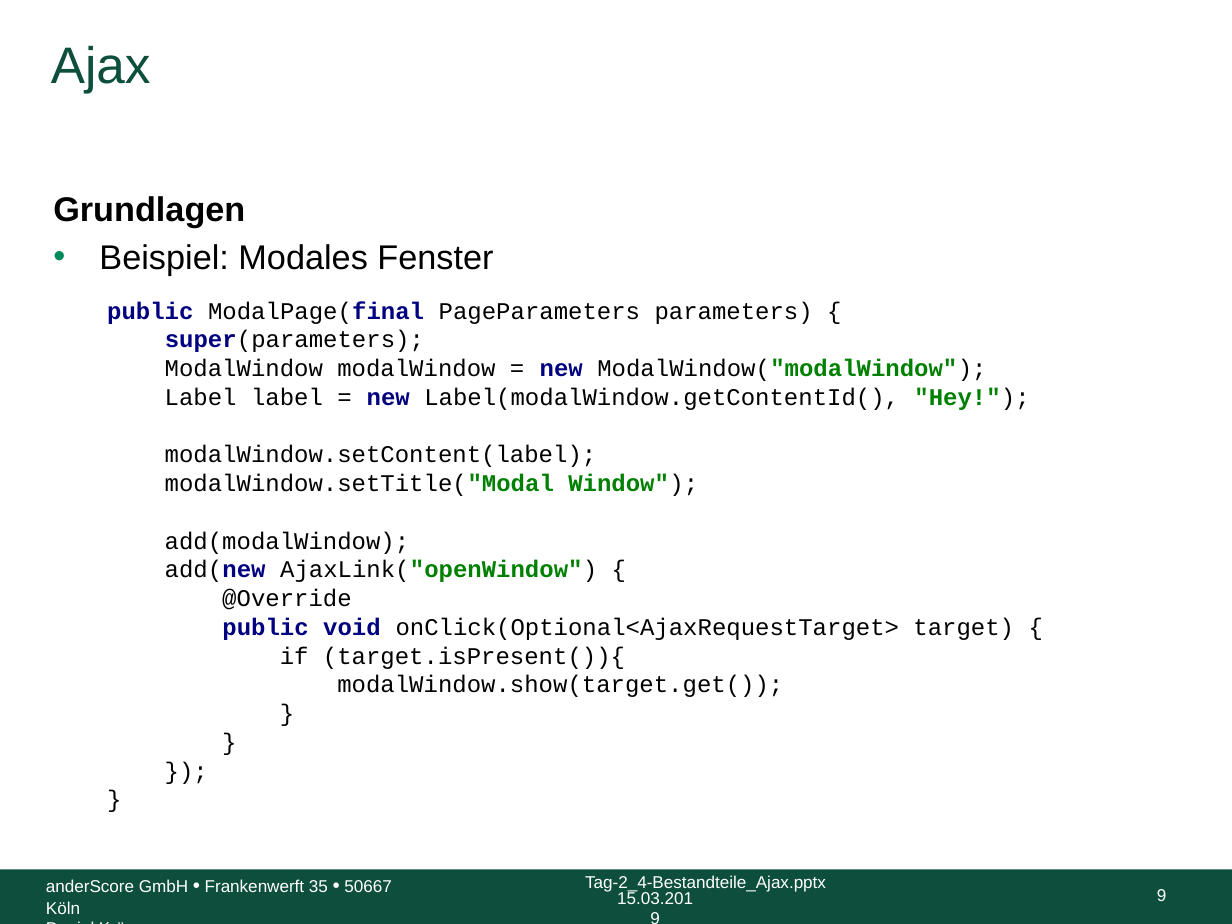
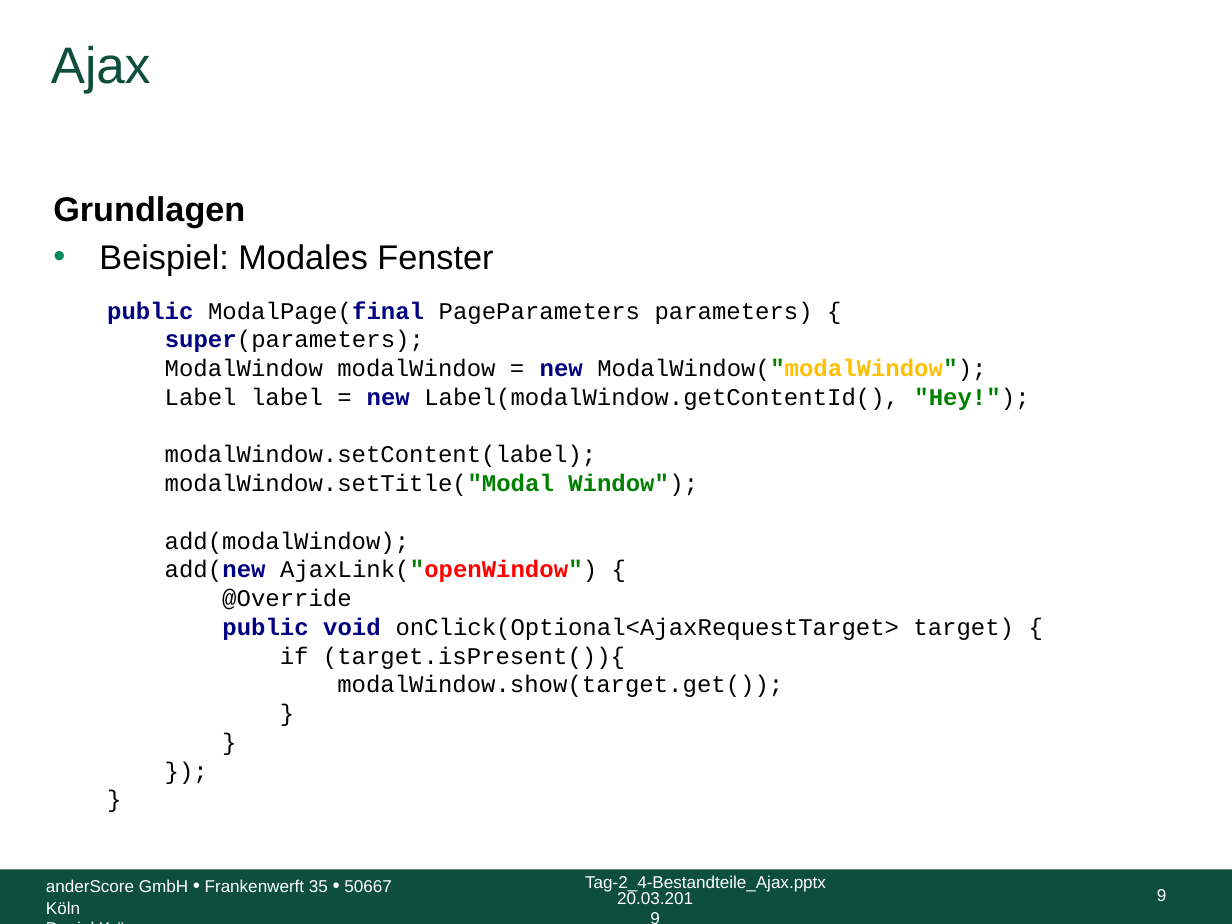
Before and after one commit to anderscore-gmbh/wicket-training, a slide deck: slide 9 of slides/Tag-2_4-Bestandteile_Ajax.pptx. Drawn at 1232x924 pixels with LibreOffice and Linux fonts; fonts in the diff are those of the drawing; background and template pictures are left out. Boxes give left, top, right and bottom in pixels: in the first picture for what was removed or moved away, otherwise in the second. Text is boxed around its words. In the diff, an @@ line names an element or a change of style, - is before the commit and + after.

```diff
--- a/slides/Tag-2_4-Bestandteile_Ajax.pptx
+++ b/slides/Tag-2_4-Bestandteile_Ajax.pptx
@@ text at bbox=[107, 301, 1029, 640]: text colour #008000 to #FFC000 in "ModalWindow("modalWindow");"; text colour #008000 to #FF0000 in "AjaxLink("openWindow")" @@
@@ text at bbox=[617, 890, 693, 904]: text changed @@
-15.03.2019
+20.03.2019
```
Also in this commit, not shown: 11 other slides changed, 6 other files.
